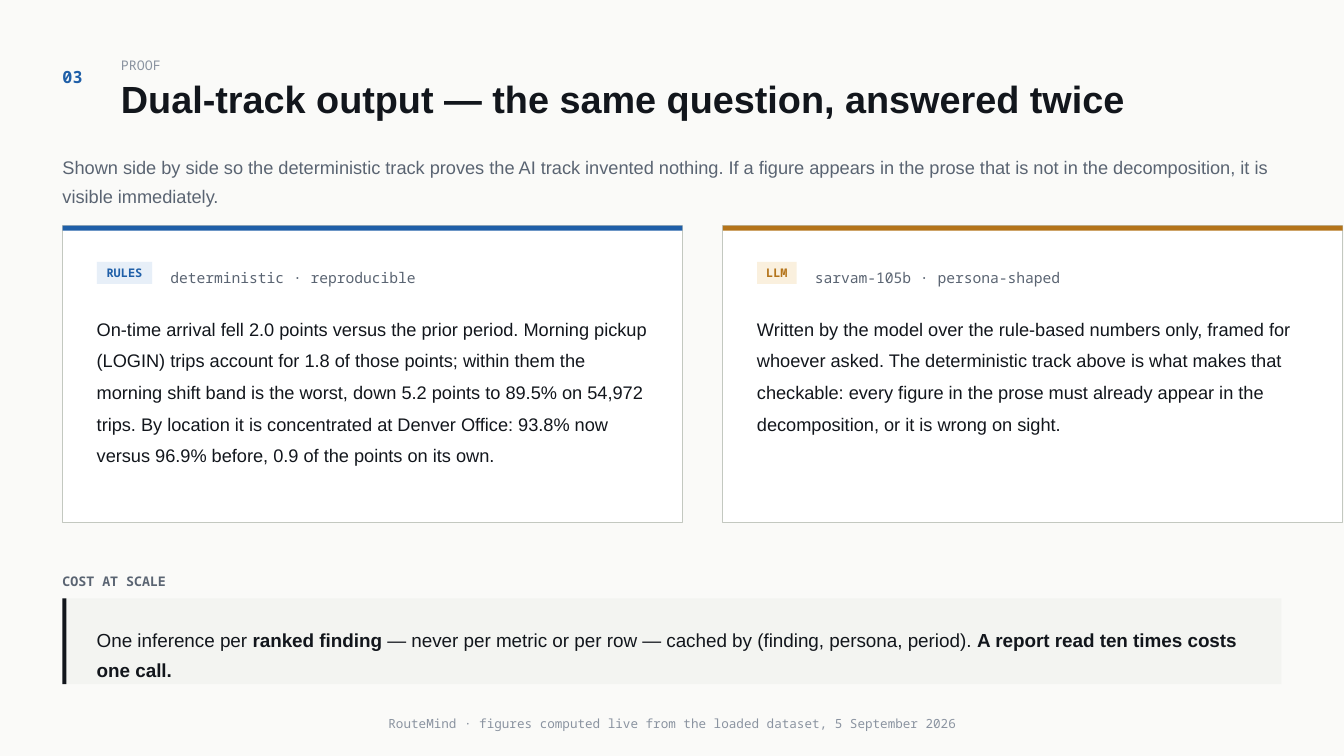
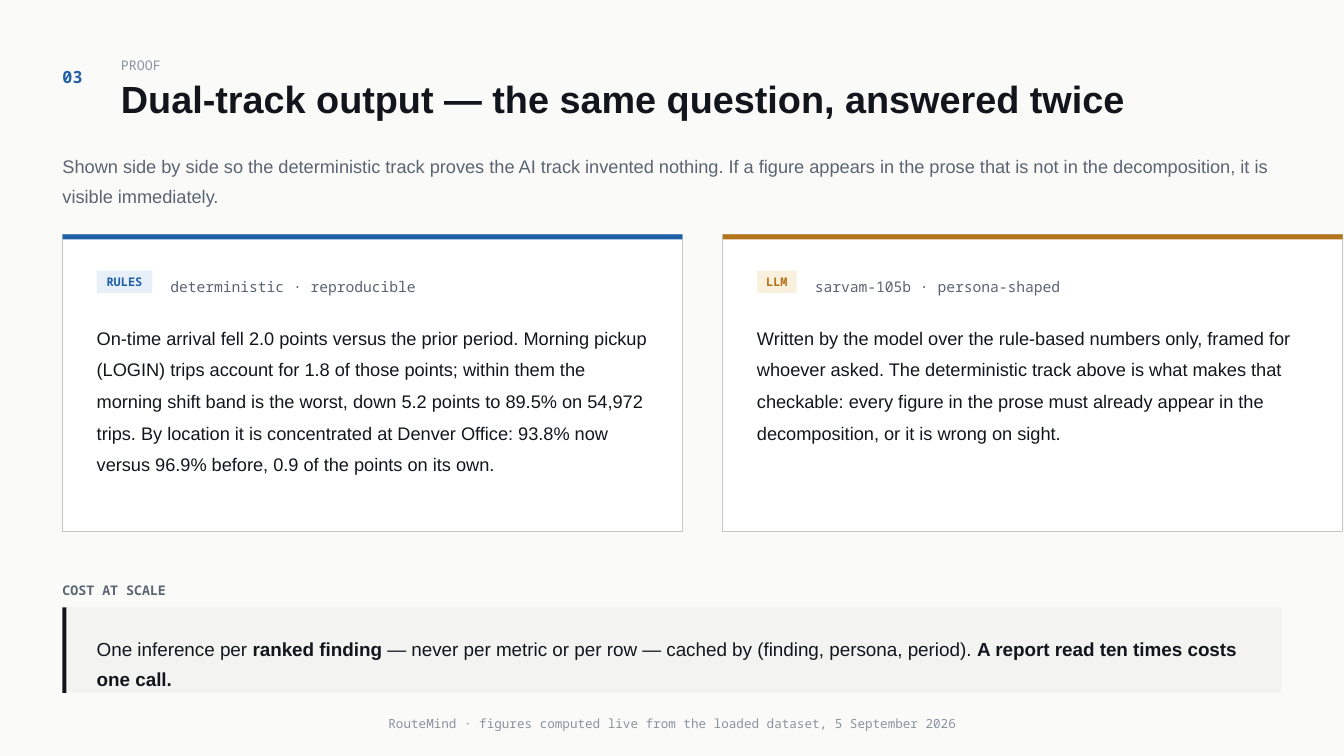
Before and after one commit to VishnuGupta16/routemind-service, a slide deck: slide 8 of docs/routemind-demo-deck.pptx. Drawn at 1344x756 pixels with LibreOffice and Linux fonts; fonts in the diff are those of the drawing. Boxes give left, top, right and bottom in pixels: in the first picture for what was removed or moved away, otherwise in the second. Text is boxed around its words. In the diff, an @@ line names an element or a change of style, - is before the commit and + after.

```diff
--- a/docs/routemind-demo-deck.pptx
+++ b/docs/routemind-demo-deck.pptx
@@ text "On-time arrival fell 2.0 points ..." moved from (x1=97, y1=322, x2=646, y2=466) to (x1=97, y1=331, x2=646, y2=475) @@
@@ text "Written by the model over ..." moved from (x1=757, y1=322, x2=1290, y2=435) to (x1=757, y1=331, x2=1290, y2=444) @@
@@ 8 rectangles, 3 texts moved together from (x1=62, y1=226, x2=1343, y2=685) to (x1=62, y1=235, x2=1343, y2=694) @@
@@ text "One inference per ranked finding ..." moved from (x1=97, y1=633, x2=1237, y2=677) to (x1=97, y1=642, x2=1237, y2=686) @@
```
Also in this commit, not shown: 12 other slides changed, 1 other file.
